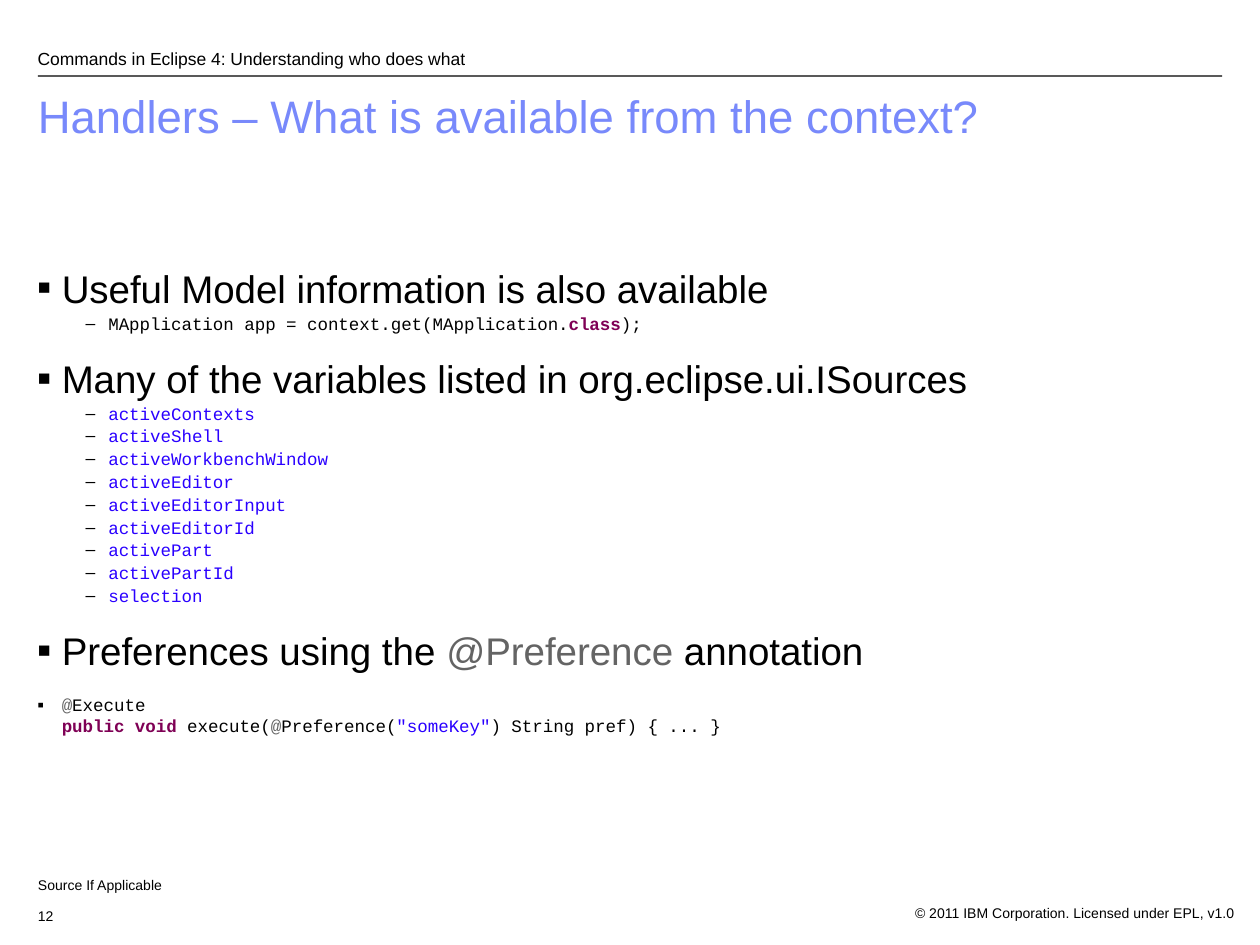
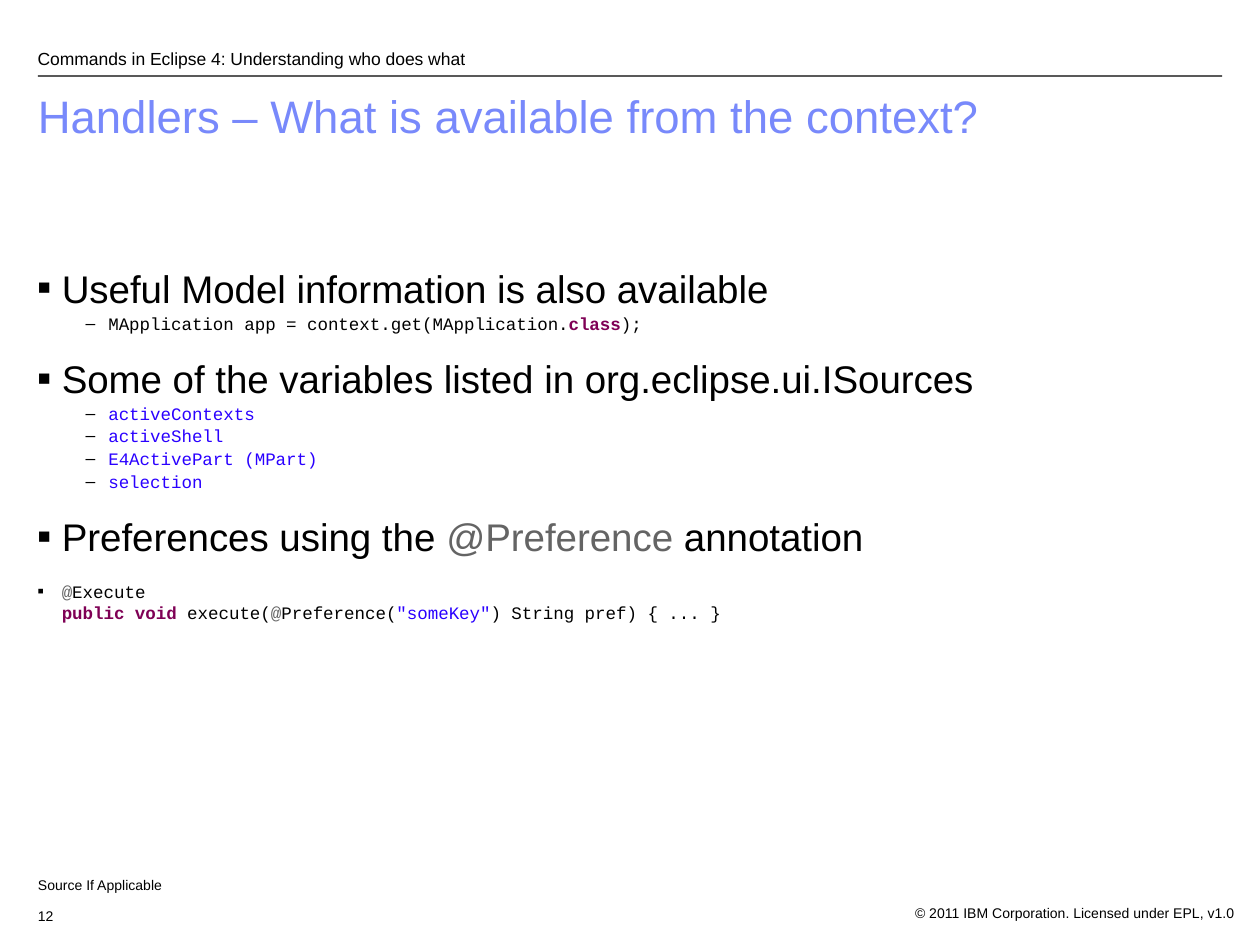
Before and after one commit to eclipse-platform/www.eclipse.org-eclipse-news, a slide deck: slide 12 of platform-ui/econ2011/e4Commands_v01.odp. Drawn at 1260x945 pixels with LibreOffice and Linux fonts; fonts in the diff are those of the drawing; background and template pictures are left out. Boxes give left, top, right and bottom in pixels: in the first picture for what was removed or moved away, otherwise in the second. Text is boxed around its words. In the diff, an @@ line names an element or a change of style, - is before the commit and + after.

Commit message:
Update slide presentation

```diff
--- a/platform-ui/econ2011/e4Commands_v01.odp
+++ b/platform-ui/econ2011/e4Commands_v01.odp
@@ text at bbox=[62, 365, 974, 400]: text changed @@
-■ Many of the variables listed in org.eclipse.ui.ISources
+■ Some of the variables listed in org.eclipse.ui.ISources
@@ text at bbox=[108, 453, 317, 469]: text changed @@
-  – activeWorkbenchWindow
-  – activeEditor
-  – activeEditorInput
-  – activeEditorId
-  – activePart
-  – activePartId
+  – E4ActivePart (MPart)
```
Also in this commit, not shown: 1 other slide changed.
